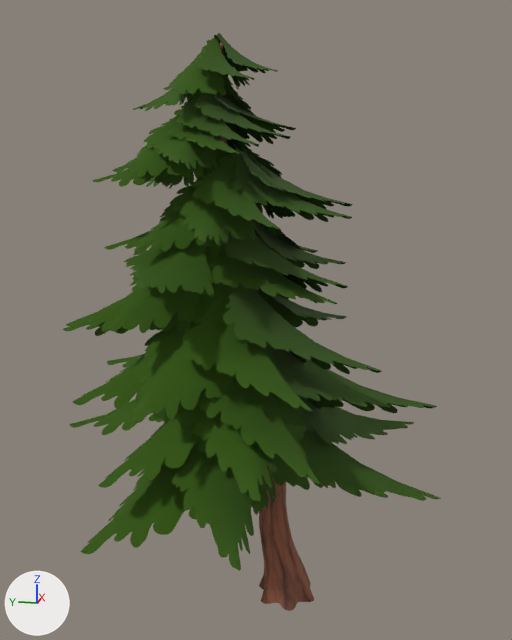
The glTF model frontend/public/models/larch_1.glb as it was, and as the next commit left it.
Both versions are drawn from a 50 mm lens placed at (-10.14, -1.52, 6.86), pointed at (0.28, 0.56, 4.26). Every picture has the same lights, and +X, +Y and +Z are marked at lower left. The picture after the commit comes second.

Script lines for the objects in view, before the commit:
```python
mat_leaves_pine = principled_material('Leaves_Pine')
mat_leaves_pine.texture = img_leaf_pine_c  # with its transparency
mat_leaves_pine.roughness = 1.0
me_pine_5_mesh = bpy.data.meshes.new('Pine_5-Mesh')
me_pine_5_mesh.from_pydata(...)  # 1278 vertices, 1646 faces; spans x -2.99..3.43, y -2.44..3.78, z -0.24..8.49
# faces by material slot: [488, 1158]
me_pine_5_mesh.materials.append(mat_bark_normaltree)
me_pine_5_mesh.materials.append(mat_leaves_pine)  # picture img_leaf_pine_c
ob_pine_5 = bpy.data.objects.new('Pine_5', me_pine_5_mesh)
ob_pine_5.location = (0.0, 0.0, 0.0)
```
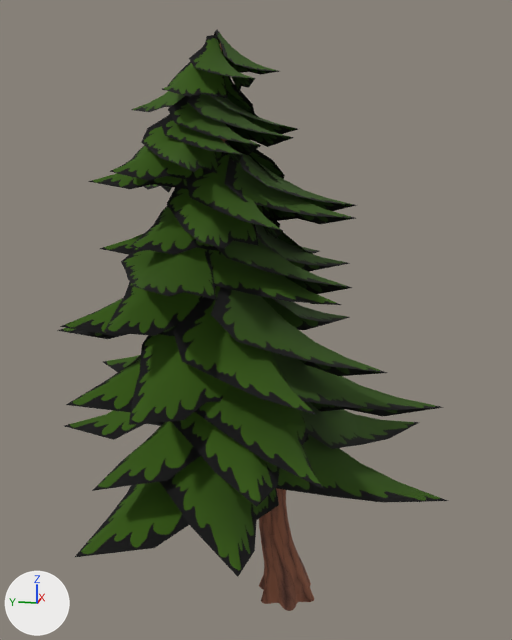
What differs and where, as boxes (x1, y1, x2, y2) in the pictures (512 x 640 px):
```json
{"object": "Pine_5", "change": "surface changed", "before": [63, 33, 440, 611], "after": [63, 33, 440, 611]}
```

The change, as JSON lines over the scene's bpy script:
```json
{"op": "set", "path": "mat_leaves_pine.texture", "old": "img_leaf_pine_c", "new": "img_leaf_pine_c", "note": "with its transparency -> not seen"}
```
